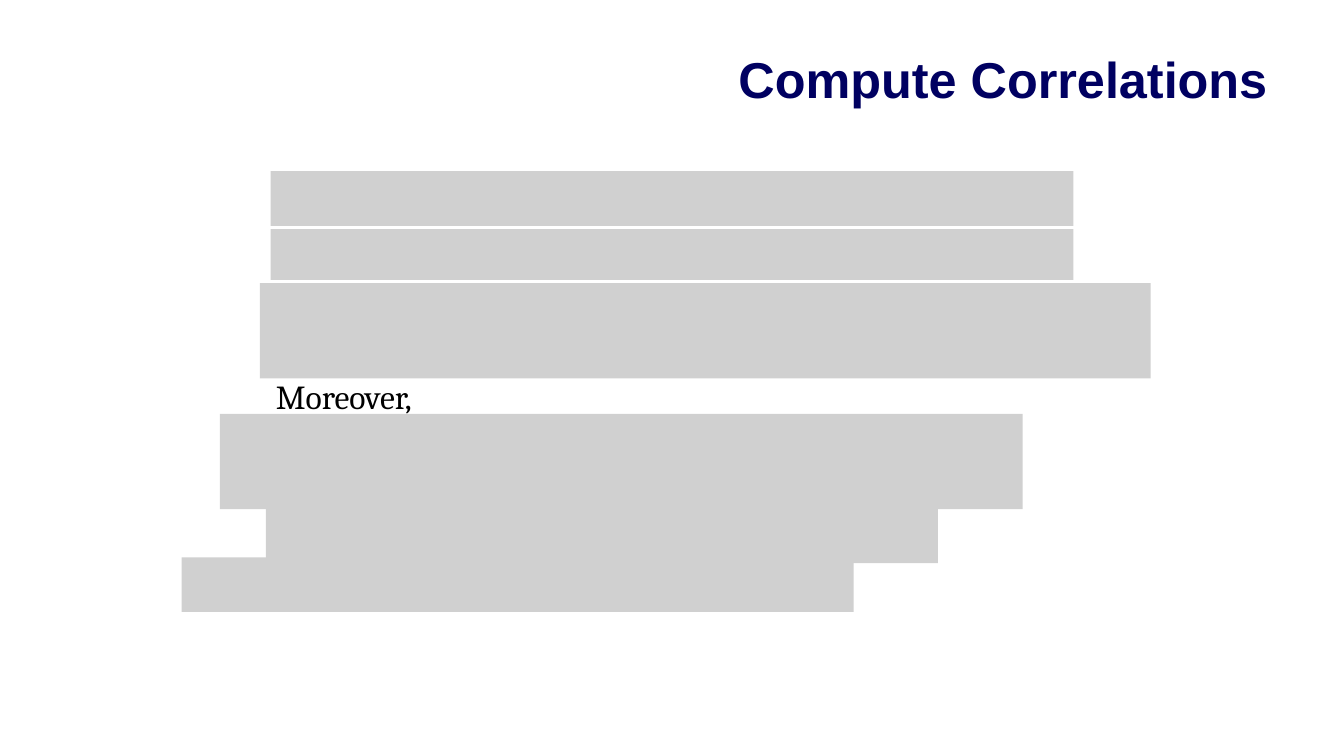
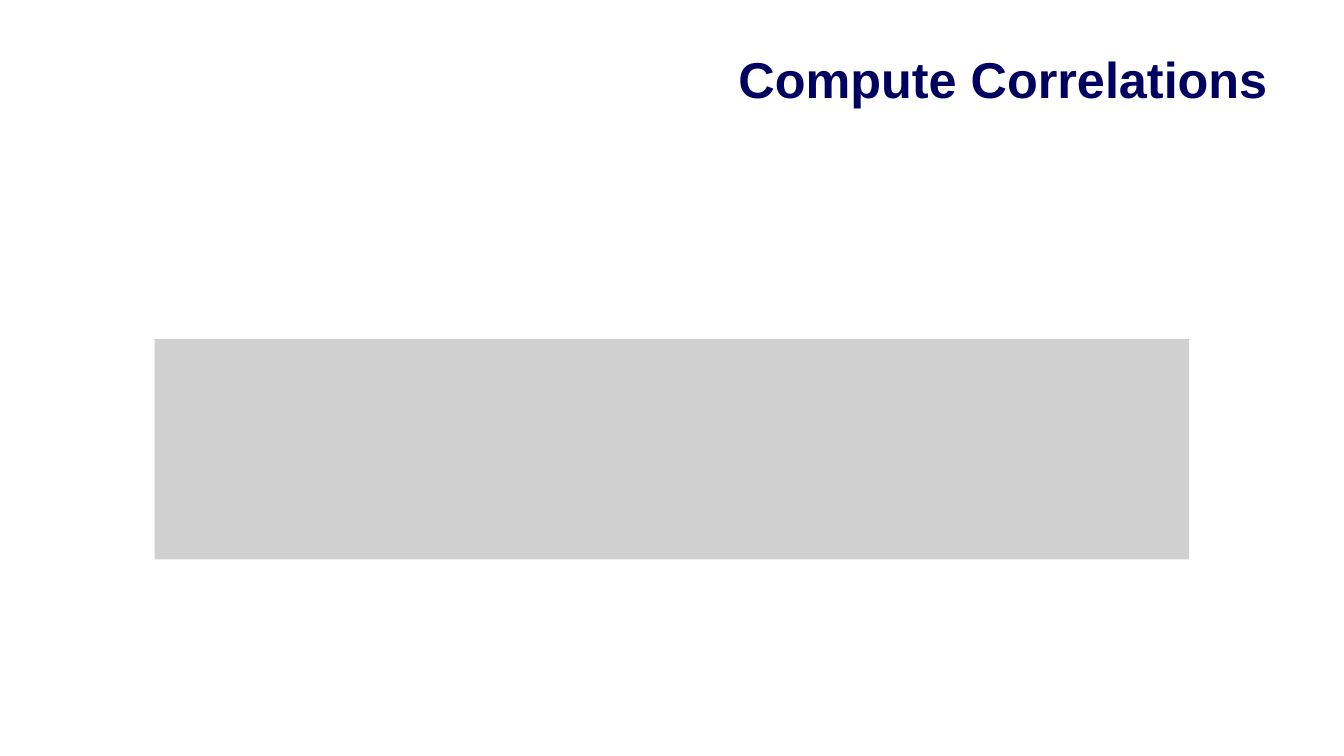
Before and after one commit to cloudisyzy/Design-Noise-Attenuation-Filters-Using-Wiener-Filter-Theory, a slide deck: slide 4 of PPT_Proj1.pptx. Drawn at 1344x756 pixels with LibreOffice and Linux fonts; fonts in the diff are those of the drawing; grey boxes stand for pictures; background and template pictures are left out. Boxes give left, top, right and bottom in pixels: in the first picture for what was removed or moved away, otherwise in the second. Text is boxed around its words. In the diff, an @@ line names an element or a change of style, - is before the commit and + after.

Commit message:
modify page 3 and 4

```diff
--- a/PPT_Proj1.pptx
+++ b/PPT_Proj1.pptx
@@ picture removed at <box>271,171,1074,226</box> @@
@@ picture removed at <box>271,229,1074,279</box> @@
@@ picture removed at <box>260,283,1151,379</box> @@
@@ picture added at <box>155,340,1190,560</box> @@
@@ text removed at <box>276,386,412,417</box> @@
-Moreover,
@@ picture removed at <box>220,414,1022,510</box> @@
@@ picture removed at <box>266,509,939,564</box> @@
@@ picture removed at <box>181,558,854,612</box> @@
```
Also in this commit, not shown: 1 other slide changed.
